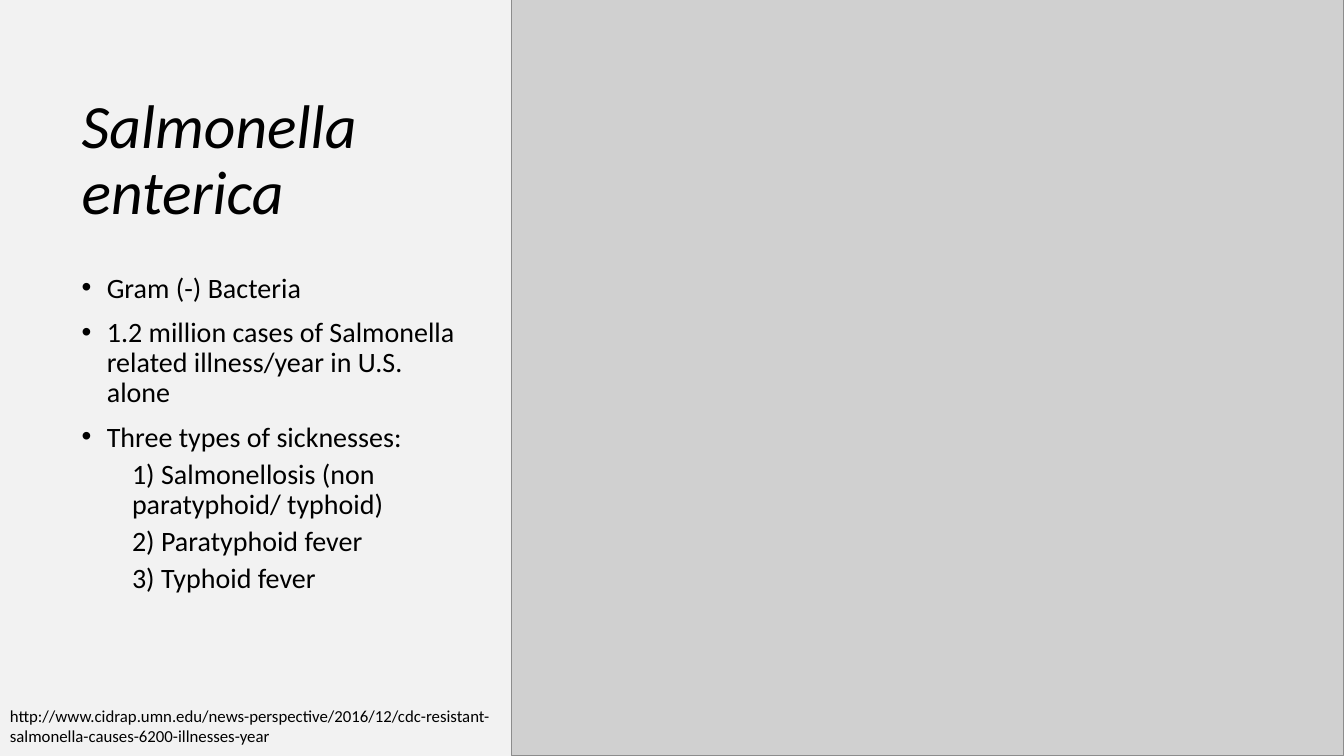
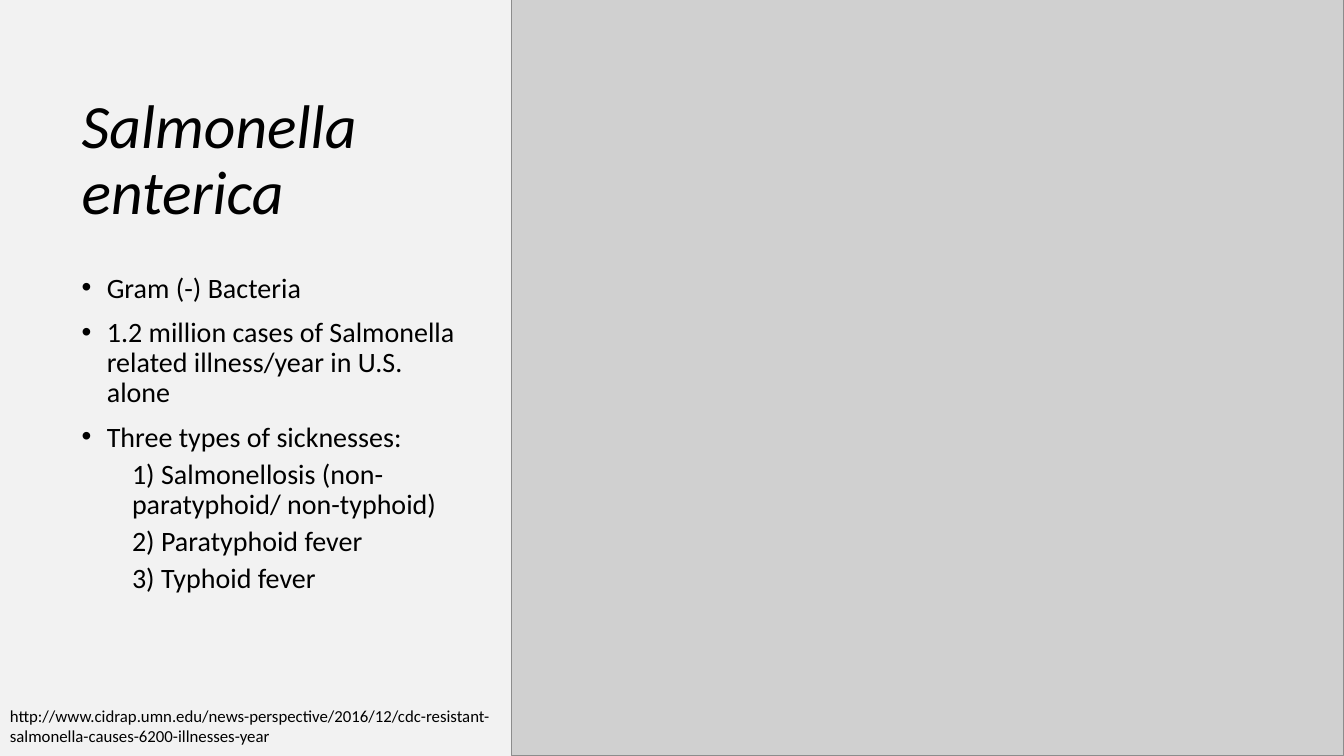
Before and after one commit to Yale-EEB723/finalproject, a slide deck: slide 2 of 190425_Verdegaal_EEB723_project.pptx. Drawn at 1344x756 pixels with LibreOffice and Linux fonts; fonts in the diff are those of the drawing; grey boxes stand for pictures. Boxes give left, top, right and bottom in pixels: in the first picture for what was removed or moved away, otherwise in the second. Text is boxed around its words. In the diff, an @@ line names an element or a change of style, - is before the commit and + after.

```diff
--- a/190425_Verdegaal_EEB723_project.pptx
+++ b/190425_Verdegaal_EEB723_project.pptx
@@ text at box(132, 463, 436, 519): text changed @@
-  1) Salmonellosis (non paratyphoid/ typhoid)
+  1) Salmonellosis (non- paratyphoid/ non-typhoid)
```
Also in this commit, not shown: 7 other slides changed, 1 slide added.
